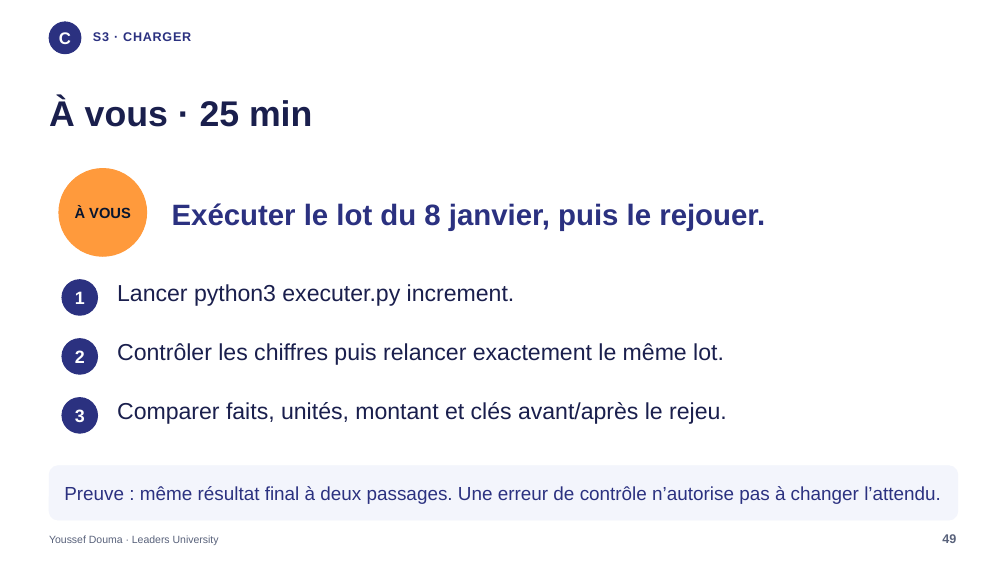
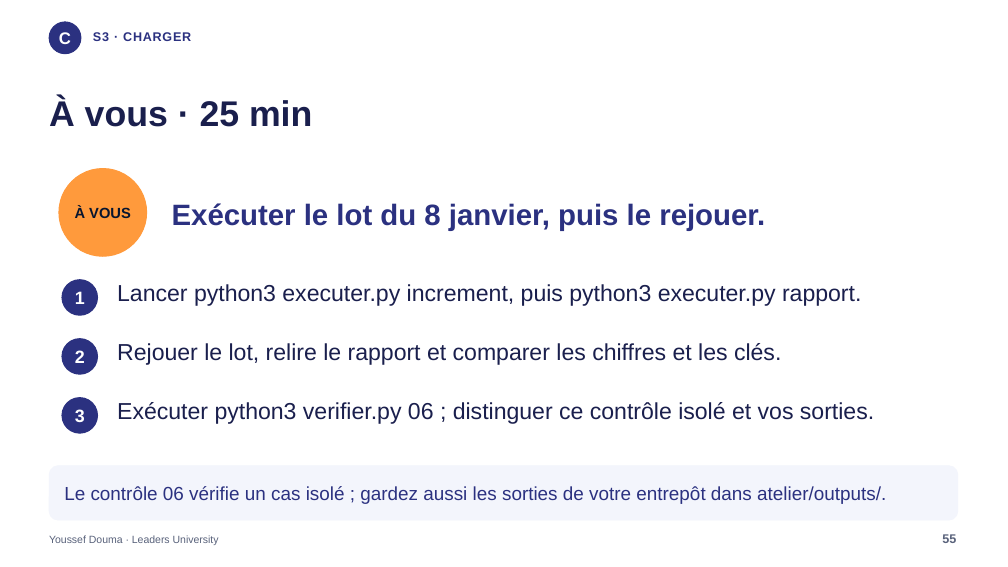
Before and after one commit to jodouma/leaders-bi-ia-etl-28h, a slide deck: slide 55 of presentation/Atlas_CODEX_BI_15h.pptx (slide 49 before the commit). Drawn at 1008x567 pixels with LibreOffice and Linux fonts; fonts in the diff are those of the drawing. Boxes give left, top, right and bottom in pixels: in the first picture for what was removed or moved away, otherwise in the second. Text is boxed around its words. In the diff, an @@ line names an element or a change of style, - is before the commit and + after.

```diff
--- a/presentation/Atlas_CODEX_BI_15h.pptx
+++ b/presentation/Atlas_CODEX_BI_15h.pptx
@@ text at (117, 284, 861, 306): text changed @@
-Lancer python3 executer.py increment.
+Lancer python3 executer.py increment, puis python3 executer.py rapport.
@@ text at (117, 343, 781, 365): text changed @@
-Contrôler les chiffres puis relancer exactement le même lot.
+Rejouer le lot, relire le rapport et comparer les chiffres et les clés.
@@ text at (117, 402, 874, 424): text changed @@
-Comparer faits, unités, montant et clés avant/après le rejeu.
+Exécuter python3 verifier.py 06 ; distinguer ce contrôle isolé et vos sorties.
@@ text at (64, 486, 886, 504): text changed @@
-Preuve : même résultat final à deux passages. Une erreur de contrôle n’autorise pas à changer l’attendu.
+Le contrôle 06 vérifie un cas isolé ; gardez aussi les sorties de votre entrepôt dans atelier/outputs/.
@@ text at (942, 534, 956, 543): text changed @@
-49
+55
```
Also in this commit, not shown: 43 other slides changed, 2 slides added, 5 other files.
